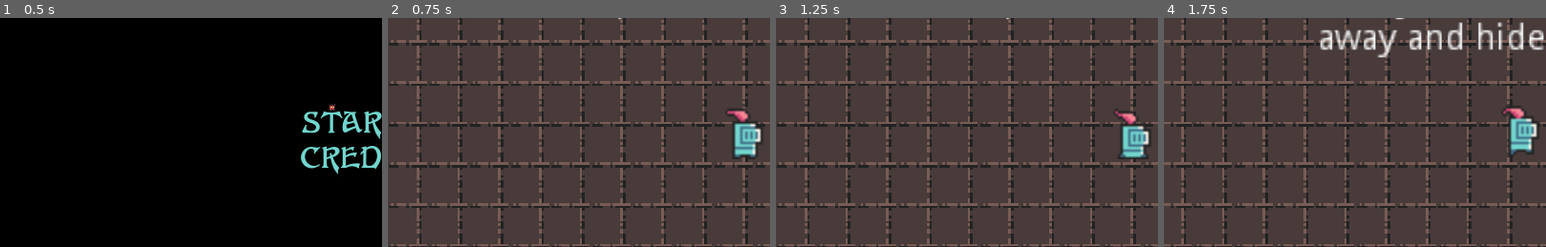
Above: before the commit, frames 1-4 (left to right).
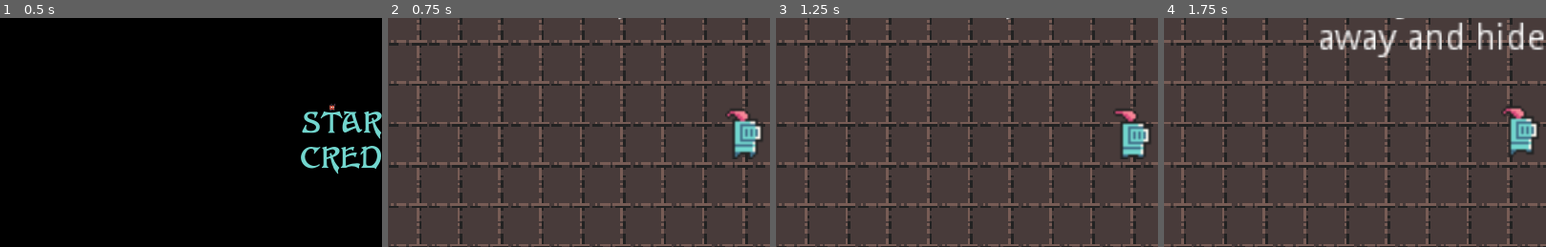
Above: after the commit, the same moments.

Repository: Narrop/Jame-Gam
Game: Godot game, scene res://scenes/menu/menu.tscn
The game is run twice, just before and just after one commit, with the same random seed, the same clock (stepped at 60 frames per second) and the same inputs.
Inputs (mouse positions are % of the whole screen's width and height, from its top left):
- Up to frame 1 (0.5 s): no input
- Up to frame 2 (0.75 s): click "START" at 0.5 s
- Up to frame 3 (1.25 s): no input
- Up to frame 4 (1.75 s): tap Enter (ui_accept) at 1.25, 1.52 s; move the mouse to (72, 45) at 1.27 s; hold Right (ui_right) from 1.28 s (still down)
The pictures show only the part of the screen within x 3-53%, y 27-77%; the shares and areas given below are measured in that part.

Frame 1 is identical in both runs. In frame 2, 0.6% of the frame differs, in the area x 88-98%, y 40-62%; in frame 3, 0.8%, in the area x 89-98%, y 39-62%; in frame 4, nothing differs.

Commit message:
aze

Diff:
--- a/scenes/player/player.tscn
+++ b/scenes/player/player.tscn
@@ -59,6 +59,7 @@
 [node name="AnimatedSprite" type="AnimatedSprite" parent="."]
 frames = SubResource( 2 )
 animation = "standing"
+frame = 3
 playing = true
 
 [node name="detector" type="Area2D" parent="."]
--- a/scenes/time/time.gd
+++ b/scenes/time/time.gd
@@ -18,6 +18,7 @@
 	else:
 		$AnimatedSprite.animation = "running"
 
+	velocity = velocity.normalized() * run_speed
 	velocity = move_and_slide(velocity)
 
 
--- a/scenes/time/time.tscn
+++ b/scenes/time/time.tscn
@@ -40,6 +40,7 @@
 [node name="AnimatedSprite" type="AnimatedSprite" parent="."]
 frames = SubResource( 3 )
 animation = "running"
+frame = 3
 playing = true
 
 [node name="DetectRadius" type="Area2D" parent="."]
